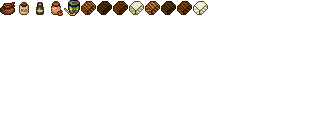
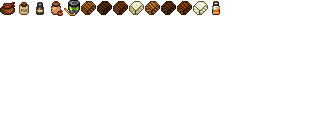
The second 320 x 128 image is a revision of the first. Changes to its layers:
painted on "Layer 1" over [212, 1, 220, 15]
